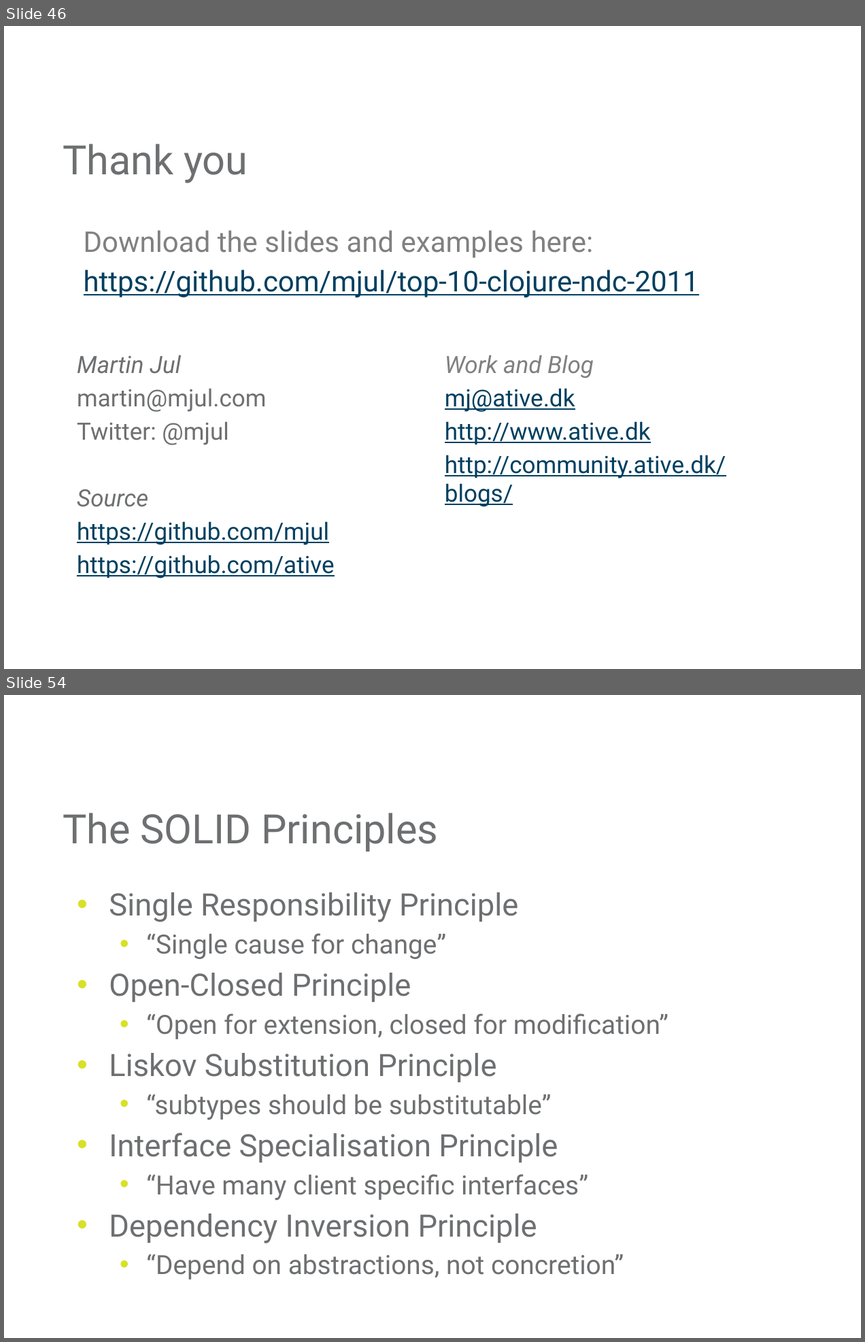
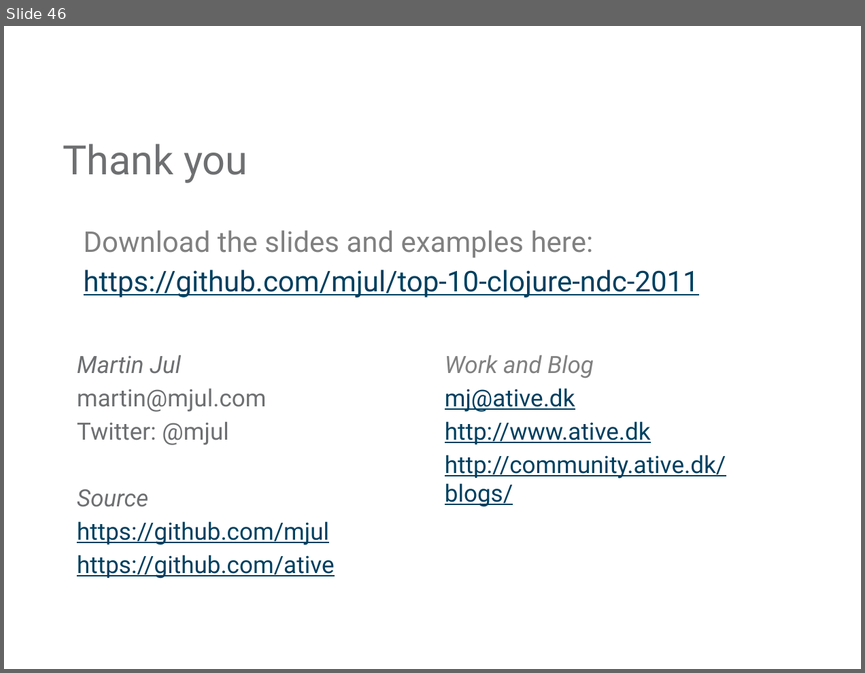
Before and after one commit to mjul/top-10-clojure-ndc-2011, a slide deck: Top Things to Learn From Clojure.pptx. Shown one above the other, each under a label of ours: slides 46 and 54 before the commit, slide 46 after it; the slides between them are not shown. The pictures are 865x1342 and 865x673 pixels, drawn with LibreOffice and Linux fonts; fonts in the diff are those of the drawing; background and template pictures are left out. Boxes give left, top, right and bottom in pixels: in the first picture for what was removed or moved away, otherwise in the second. Text is boxed around its words. In the diff, an @@ line names an element or a change of style, - is before the commit and + after.

```diff
--- a/Top Things to Learn From Clojure.pptx
+++ b/Top Things to Learn From Clojure.pptx
@@ slide 54 removed at bbox=[4, 695, 861, 1338], background #FFFFFF @@
@@ title removed at bbox=[62, 813, 438, 851] @@
-The SOLID Principles
@@ text removed at bbox=[109, 892, 668, 1279] @@
-• Single Responsibility Principle
-  • “Single cause for change”
-• Open-Closed Principle
-  • “Open for extension, closed for modification”
-• Liskov Substitution Principle
-  • “subtypes should be substitutable”
-• Interface Specialisation Principle
-  • “Have many client specific interfaces”
-• Dependency Inversion Principle
-  • “Depend on abstractions, not concretion”
```
Also in this commit, not shown: 13 other slides removed, 1 other file.
